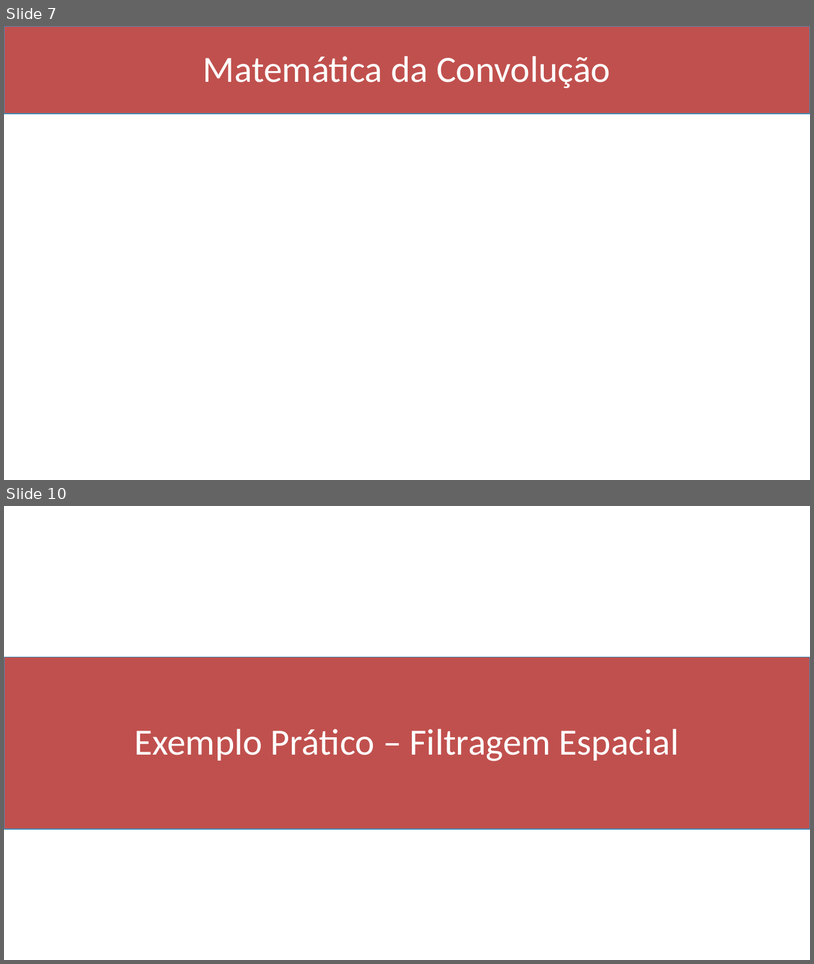
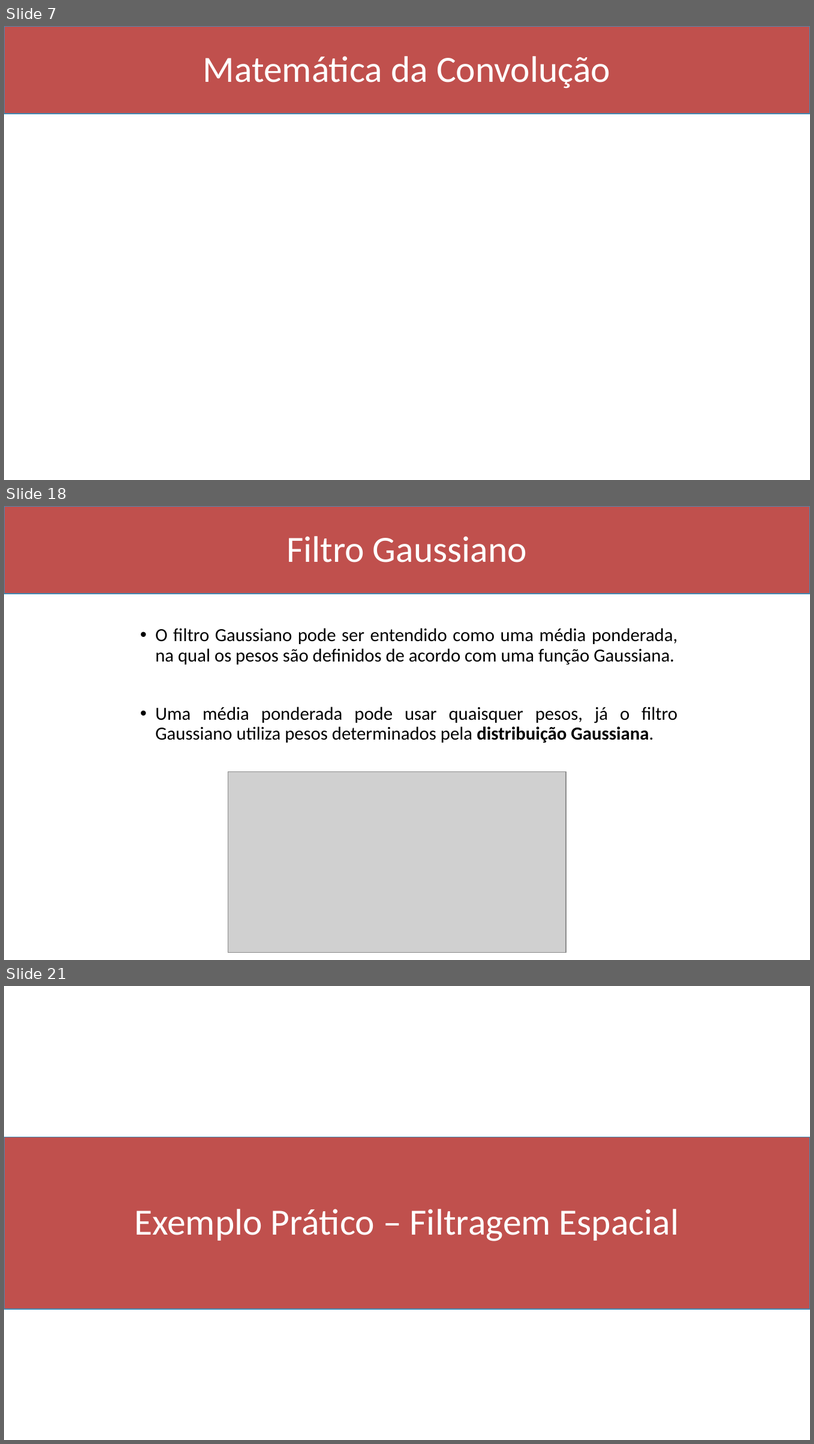
Before and after one commit to Marcio-Salmazo/Aulas, a slide deck: UNIUBE-PDI/Slides/05 - Convolucao.pptx. Shown one above the other, each under a label of ours: slides 7 and 10 before the commit, slides 7, 18 and 21 after it; the slides between them are not shown. The pictures are 814x964 and 814x1444 pixels, drawn with LibreOffice and Linux fonts; fonts in the diff are those of the drawing; grey boxes stand for pictures. Boxes give left, top, right and bottom in pixels: in the first picture for what was removed or moved away, otherwise in the second. Text is boxed around its words. In the diff, an @@ line names an element or a change of style, - is before the commit and + after.

```diff
--- a/UNIUBE-PDI/Slides/05 - Convolucao.pptx
+++ b/UNIUBE-PDI/Slides/05 - Convolucao.pptx
@@ slide 18 added at (4,506,810,960), background #FFFFFF @@
@@ rectangle added at (4,506,810,594), fill #C0504D, outline #418AB3 1 pt @@
@@ title added at (287,536,527,562), 44 pt, text #FFFFFF @@
+Filtro Gaussiano
@@ text added at (155,628,678,742), 22 pt, text #000000 @@
+• O filtro Gaussiano pode ser entendido como uma média ponderada, na qual os pesos são definidos de acordo com uma função Gaussiana.
+• Uma média ponderada pode usar quaisquer pesos, já o filtro Gaussiano utiliza pesos determinados pela distribuição Gaussiana.
@@ picture added at (228,772,566,952) @@
@@ what was slide 10 is now slide 21 @@
```
Also in this commit, not shown: 2 slides changed, 10 other slides added, 2 other files.
